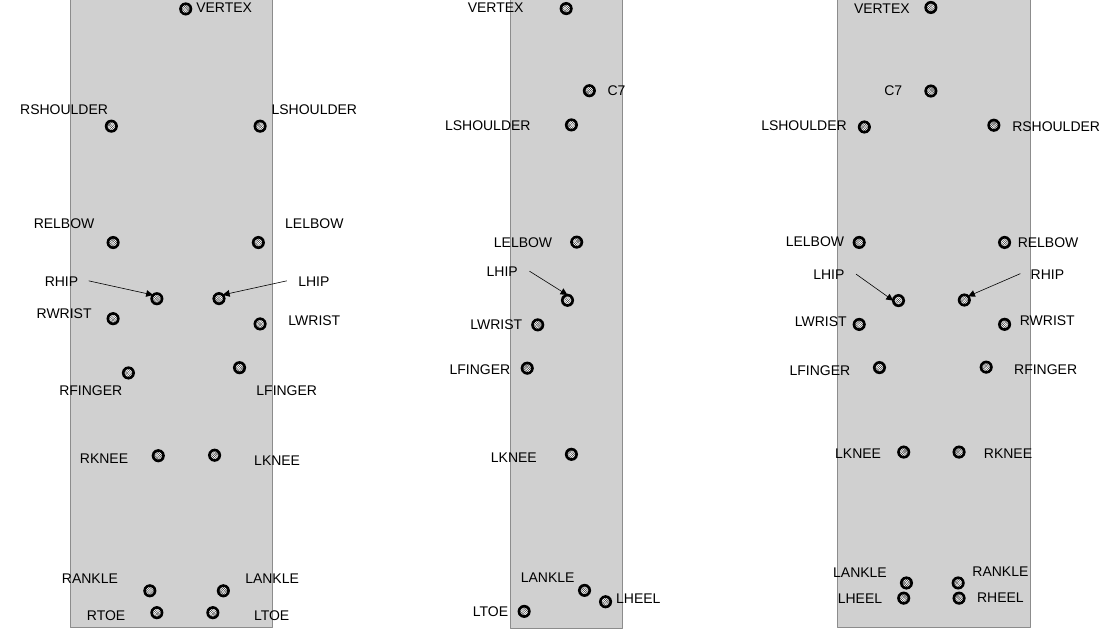
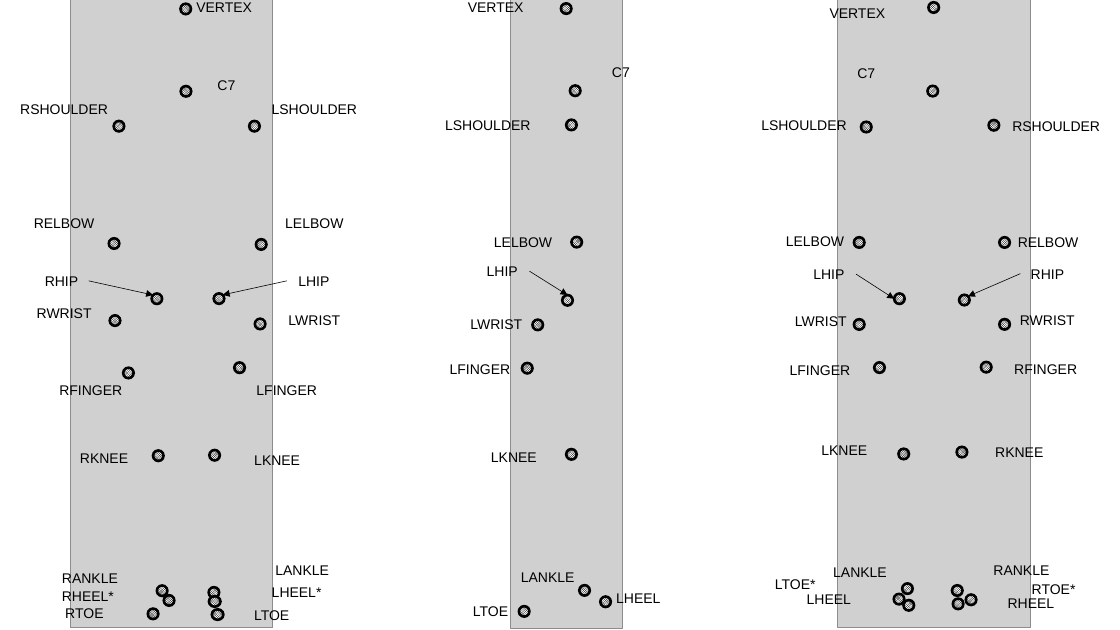
Before and after one commit to AdamLevin7/labcodes, a slide deck: slide 1 of digitizing/Segment Endpoint Pictures.pptx. Drawn at 1120x630 pixels with LibreOffice and Linux fonts; fonts in the diff are those of the drawing; grey boxes stand for pictures. Boxes give left, top, right and bottom in pixels: in the first picture for what was removed or moved away, otherwise in the second. Text is boxed around its words. In the diff, an @@ line names an element or a change of style, - is before the commit and + after.

Commit message:
Update digitizing pic, C7 issue

```diff
--- a/digitizing/Segment Endpoint Pictures.pptx
+++ b/digitizing/Segment Endpoint Pictures.pptx
@@ text "VERTEX" rewrapped from (x1=854, y1=3, x2=910, y2=13) to (x1=830, y1=6, x2=886, y2=21) @@
@@ text "C7" moved from (x1=608, y1=84, x2=626, y2=99) to (x1=612, y1=66, x2=630, y2=81) @@
@@ ellipse moved from (x1=584, y1=86, x2=594, y2=97) to (x1=571, y1=86, x2=581, y2=97) @@
@@ text "C7" moved from (x1=884, y1=85, x2=902, y2=95) to (x1=857, y1=68, x2=875, y2=78) @@
@@ ellipse moved from (x1=106, y1=121, x2=116, y2=132) to (x1=113, y1=121, x2=124, y2=132) @@
@@ text "LKNEE" moved from (x1=835, y1=447, x2=881, y2=462) to (x1=821, y1=444, x2=867, y2=459) @@
@@ text "RKNEE" moved from (x1=984, y1=447, x2=1032, y2=462) to (x1=995, y1=446, x2=1043, y2=461) @@
@@ text "LANKLE" rewrapped from (x1=245, y1=572, x2=299, y2=587) to (x1=275, y1=565, x2=329, y2=575) @@
@@ text "RANKLE" rewrapped from (x1=972, y1=566, x2=1028, y2=576) to (x1=993, y1=564, x2=1049, y2=579) @@
@@ group added at (x1=62, y1=80, x2=1076, y2=610): 5 ellipses, 5 texts @@
+LTOE*
+RTOE*
+C7
+LHEEL*
+RHEEL*
@@ ellipse moved from (x1=145, y1=586, x2=155, y2=597) to (x1=157, y1=586, x2=167, y2=597) @@
@@ ellipse moved from (x1=218, y1=586, x2=229, y2=597) to (x1=208, y1=587, x2=218, y2=598) @@
@@ text "LHEEL" rewrapped from (x1=838, y1=593, x2=882, y2=603) to (x1=807, y1=593, x2=851, y2=608) @@
@@ ellipse moved from (x1=902, y1=578, x2=912, y2=589) to (x1=902, y1=584, x2=912, y2=595) @@
@@ ellipse moved from (x1=954, y1=578, x2=964, y2=589) to (x1=952, y1=586, x2=962, y2=597) @@
@@ ellipse moved from (x1=954, y1=593, x2=965, y2=604) to (x1=953, y1=599, x2=963, y2=610) @@
@@ text "RHEEL" rewrapped from (x1=977, y1=592, x2=1024, y2=602) to (x1=1008, y1=597, x2=1055, y2=612) @@
@@ text "RTOE" rewrapped from (x1=87, y1=610, x2=125, y2=620) to (x1=65, y1=607, x2=103, y2=622) @@
@@ 3 ellipses moved together from (x1=152, y1=121, x2=909, y2=618) to (x1=148, y1=121, x2=904, y2=620) @@
@@ ellipse moved from (x1=208, y1=607, x2=218, y2=618) to (x1=212, y1=609, x2=223, y2=620) @@
```
